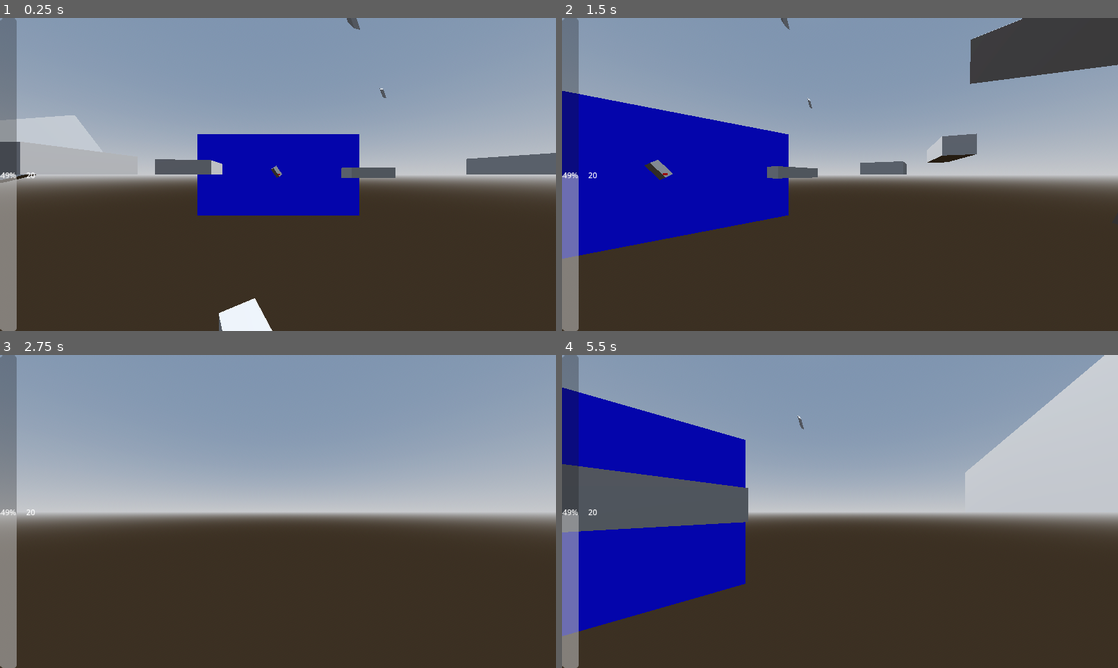
Above: before the commit, frames 1-4 (two rows, left to right).
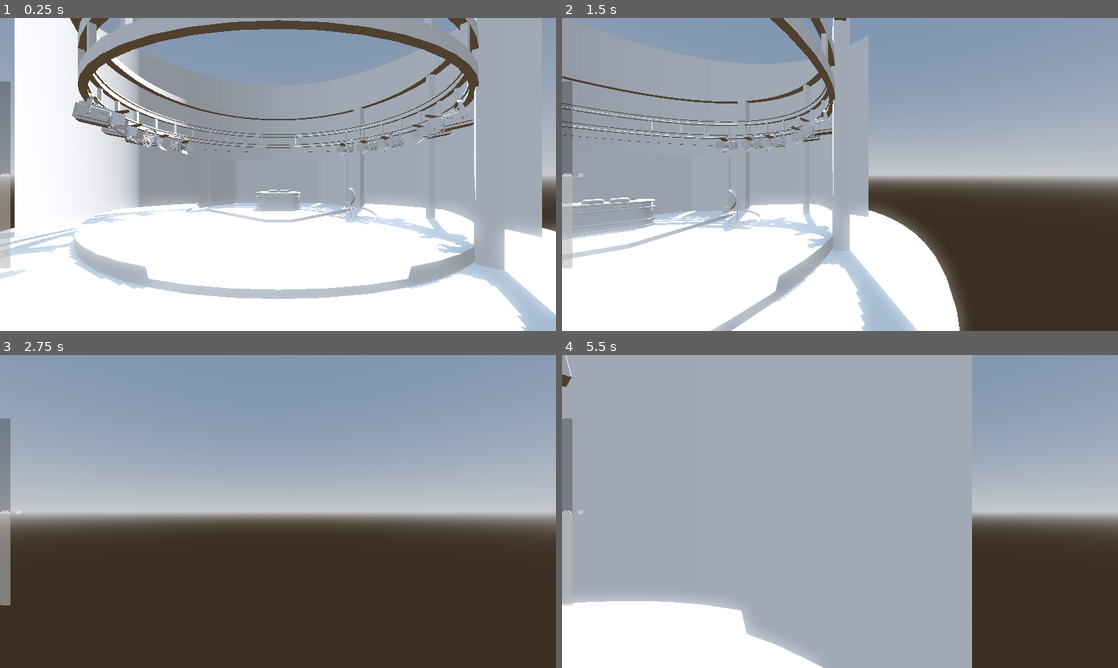
Above: after the commit, the same moments.

Repository: RyujinDraknir/GGJ-2024
Game: Godot game, scene res://scenes/main.tscn
Same seed, same stepped clock (60 frames per second), same inputs: the game is played once before the commit and once after it.
Inputs (mouse positions are in pixels of both pictures, inside the frame that each line leads up to):
- Up to frame 1 (0.25 s): no input
- Up to frame 2 (1.5 s): move the mouse to (867, 174) at 0.52 s; press the mouse at (867, 174) at 0.53 s; hold D (right) 0.53-1.28 s; move the mouse to (812, 174) at 1.27 s; release the mouse at (812, 174) at 1.28 s; hold A (left) from 1.28 s (still down); tap V (bad) at 1.35 s
- Up to frame 3 (2.75 s): click (250, 511) at 1.55 s; move the mouse to (289, 505) at 2.02 s; release A (left) at 2.03 s; press the mouse at (289, 505) at 2.03 s; hold D (right) from 2.03 s (still down); tap N (good) at 2.1 s
- Up to frame 4 (5.5 s): tap Enter at 2.75 s; move the mouse to (834, 517) at 2.77 s; release the mouse at (834, 517) at 2.78 s; tap B (neutral) at 2.85 s; click (834, 517) at 3.05 s; move the mouse to (878, 514) at 3.52 s; release D (right) at 3.53 s; press the mouse at (878, 514) at 3.53 s; hold A (left) from 3.53 s (still down); move the mouse to (795, 508) at 4.27 s; release the mouse at (795, 508) at 4.28 s; click (795, 508) at 4.35 s; move the mouse to (845, 511) at 5.02 s; press the mouse at (845, 511) at 5.03 s; tap V (bad) at 5.1 s

The runs differ from the first frame. In frame 1, 75% of the frame differs, in the area x 0-100%, y 0-100%; in frame 2, 51%; in frame 3, 1.9%; in frame 4, 68%.

Commit message:
add 3d scene and main menu

Diff:
--- /dev/null
+++ b/prefabScenes/main_menu_interface.tscn
@@ -0,0 +1,39 @@
+[gd_scene format=3 uid="uid://da8dwo4wi1hlu"]
+
+[node name="MainMenuInterface" type="Control"]
+layout_mode = 3
+anchors_preset = 15
+anchor_right = 1.0
+anchor_bottom = 1.0
+grow_horizontal = 2
+grow_vertical = 2
+
+[node name="Panel" type="Panel" parent="."]
+layout_mode = 1
+anchors_preset = 15
+anchor_right = 1.0
+anchor_bottom = 1.0
+grow_horizontal = 2
+grow_vertical = 2
+
+[node name="VBoxContainer" type="VBoxContainer" parent="Panel"]
+layout_mode = 1
+anchors_preset = 15
+anchor_right = 1.0
+anchor_bottom = 1.0
+grow_horizontal = 2
+grow_vertical = 2
+
+[node name="Label" type="Label" parent="Panel/VBoxContainer"]
+layout_mode = 2
+theme_override_font_sizes/font_size = 45
+text = "Norme HBTV"
+horizontal_alignment = 1
+
+[node name="HSeparator" type="HSeparator" parent="Panel/VBoxContainer"]
+layout_mode = 2
+theme_override_constants/separation = 20
+
+[node name="Button" type="Button" parent="Panel/VBoxContainer"]
+layout_mode = 2
+text = "Play"
--- a/prefabScenes/player.tscn
+++ b/prefabScenes/player.tscn
@@ -13,7 +13,7 @@
 [node name="Pivot" type="Node3D" parent="."]
 
 [node name="Camera3D" type="Camera3D" parent="Pivot"]
-fov = 90.0
+transform = Transform3D(1, 0, 0, 0, 1, 0, 0, 0, 1, 0, 0, -6)
 near = 0.001
 
 [node name="RayCast3D" type="RayCast3D" parent="Pivot/Camera3D"]
--- a/project.godot
+++ b/project.godot
@@ -17,6 +17,9 @@
 
 [display]
 
+window/size/viewport_width=1920
+window/size/viewport_height=1080
+window/size/mode=3
 window/stretch/mode="viewport"
 window/stretch/aspect="expand"
 
--- a/scenes/main.tscn
+++ b/scenes/main.tscn
@@ -1,8 +1,9 @@
-[gd_scene load_steps=7 format=3 uid="uid://cudcy7o72gnon"]
+[gd_scene load_steps=8 format=3 uid="uid://cudcy7o72gnon"]
 
 [ext_resource type="PackedScene" uid="uid://caabi8447msyu" path="res://prefabScenes/player.tscn" id="1_6q6j1"]
 [ext_resource type="PackedScene" uid="uid://ny33g8w8gito" path="res://prefabScenes/test_wall.tscn" id="1_yoi2q"]
 [ext_resource type="Material" uid="uid://dk6nxt0kyxtym" path="res://textures/red.tres" id="2_7hgao"]
+[ext_resource type="PackedScene" uid="uid://dviseodvux3xb" path="res://imports/TF1_Test.glb" id="4_du7um"]
 
 [sub_resource type="ProceduralSkyMaterial" id="ProceduralSkyMaterial_vfs8c"]
 sky_horizon_color = Color(0.64625, 0.65575, 0.67075, 1)
@@ -27,6 +28,7 @@
 environment = SubResource("Environment_v5ge6")
 
 [node name="Map" type="Node3D" parent="."]
+visible = false
 
 [node name="CSGBox3D" type="CSGBox3D" parent="Map"]
 transform = Transform3D(3.39292, 0, 0, 0, 1, 0, 0, 0, 3.91651, -9.46716, 0.5, -6.64925)
@@ -69,6 +71,7 @@
 transform = Transform3D(1, 0, 0, 0, 1, 0, 0, 0, 1, 0, 0, -29)
 
 [node name="testWall" parent="Map/walls" instance=ExtResource("1_yoi2q")]
+visible = false
 
 [node name="CSGBox3D9" type="CSGBox3D" parent="Map"]
 transform = Transform3D(-1.07372, 0, 3.71522, 0, 1, 0, -3.21854, 0, -1.23942, 14.1848, 0.5, -8.81219)
@@ -131,3 +134,6 @@
 size = Vector3(0.0820618, 0.160919, 0.0734863)
 
 [node name="Player" parent="." instance=ExtResource("1_6q6j1")]
+
+[node name="TF1_Test" parent="." instance=ExtResource("4_du7um")]
+transform = Transform3D(1, 0, 0, 0, 1, 0, 0, 0, 1, 0, -2, -12)
--- /dev/null
+++ b/scenes/main_menu.tscn
@@ -0,0 +1,21 @@
+[gd_scene load_steps=2 format=3 uid="uid://dw7v5gjjf3sln"]
+
+[ext_resource type="PackedScene" uid="uid://da8dwo4wi1hlu" path="res://prefabScenes/main_menu_interface.tscn" id="1_5qqle"]
+
+[node name="MainMenu" type="Control"]
+layout_mode = 3
+anchors_preset = 15
+anchor_right = 1.0
+anchor_bottom = 1.0
+grow_horizontal = 2
+grow_vertical = 2
+
+[node name="MainMenuInterface" parent="." instance=ExtResource("1_5qqle")]
+layout_mode = 1
+anchors_preset = 15
+anchor_right = 1.0
+anchor_bottom = 1.0
+offset_right = 0.0
+offset_bottom = 0.0
+grow_horizontal = 2
+grow_vertical = 2
--- a/scripts/player.gd
+++ b/scripts/player.gd
@@ -18,7 +18,6 @@
 const ROTATION_DURATION : float = 0.4
 const SCENE_BOUNDARY : float = 500.0
 const BASE_CAMERA_POS : Vector3 = Vector3(0,0,0)
-
 
 var targetRotation : Vector3
 var startRotation : Vector3
@@ -70,7 +69,7 @@
 	var zoomSource
 	if zoom:
 		#print(camera.position)
-		camera.position.z = lerp(camera.position.z,-15.0,delta*LERP_ZOOM_SPEED)
+		camera.position.z = lerp(camera.position.z,-10.0,delta*LERP_ZOOM_SPEED)
 
 
 		camera.position.y = lerp(camera.position.y, -lastMousePosition.y, delta*LERP_ZOOM_SENS_SPEED)
Binary file added: imports/TF1_Test.glb
Not shown, added: imports/TF1_Test.glb.import
